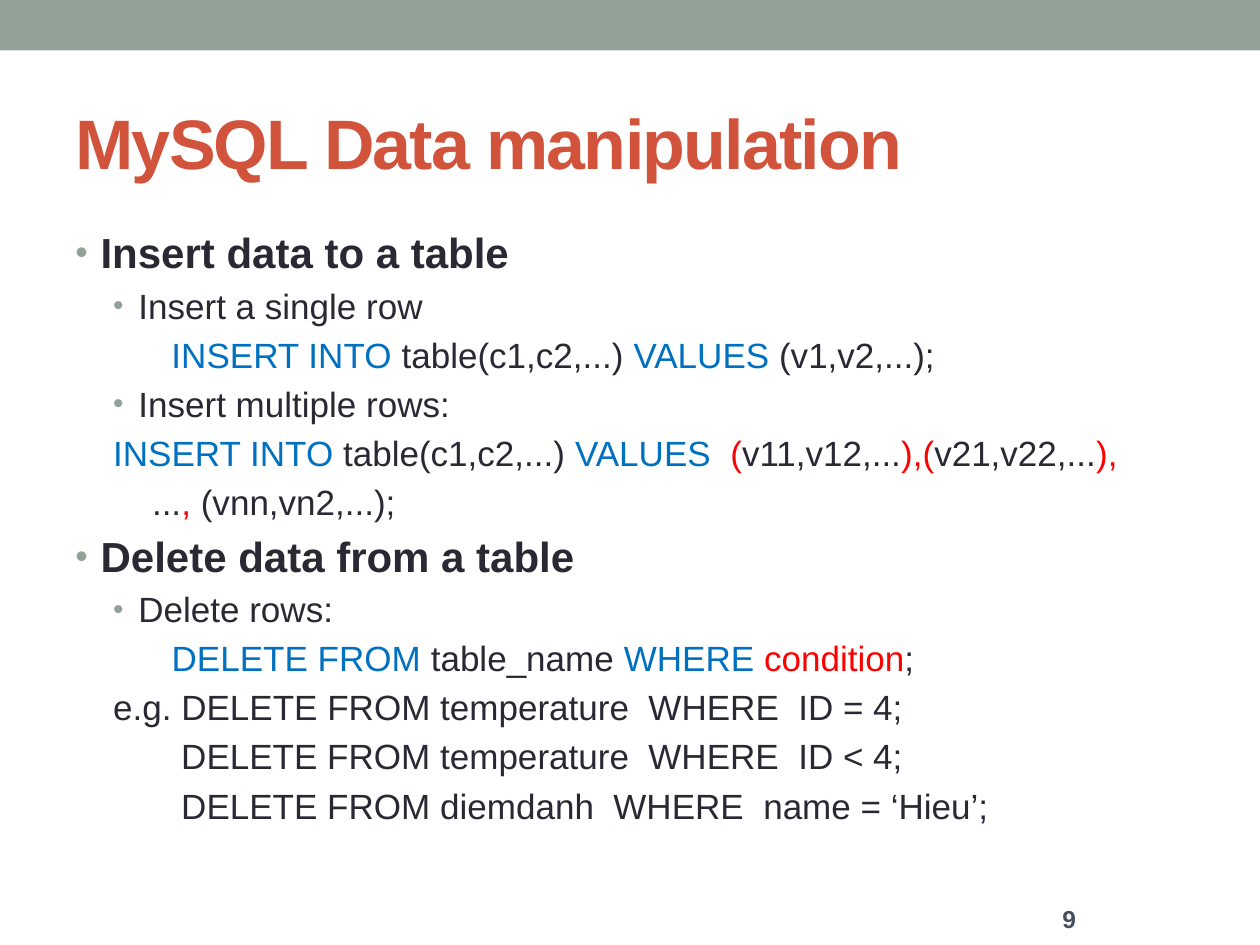
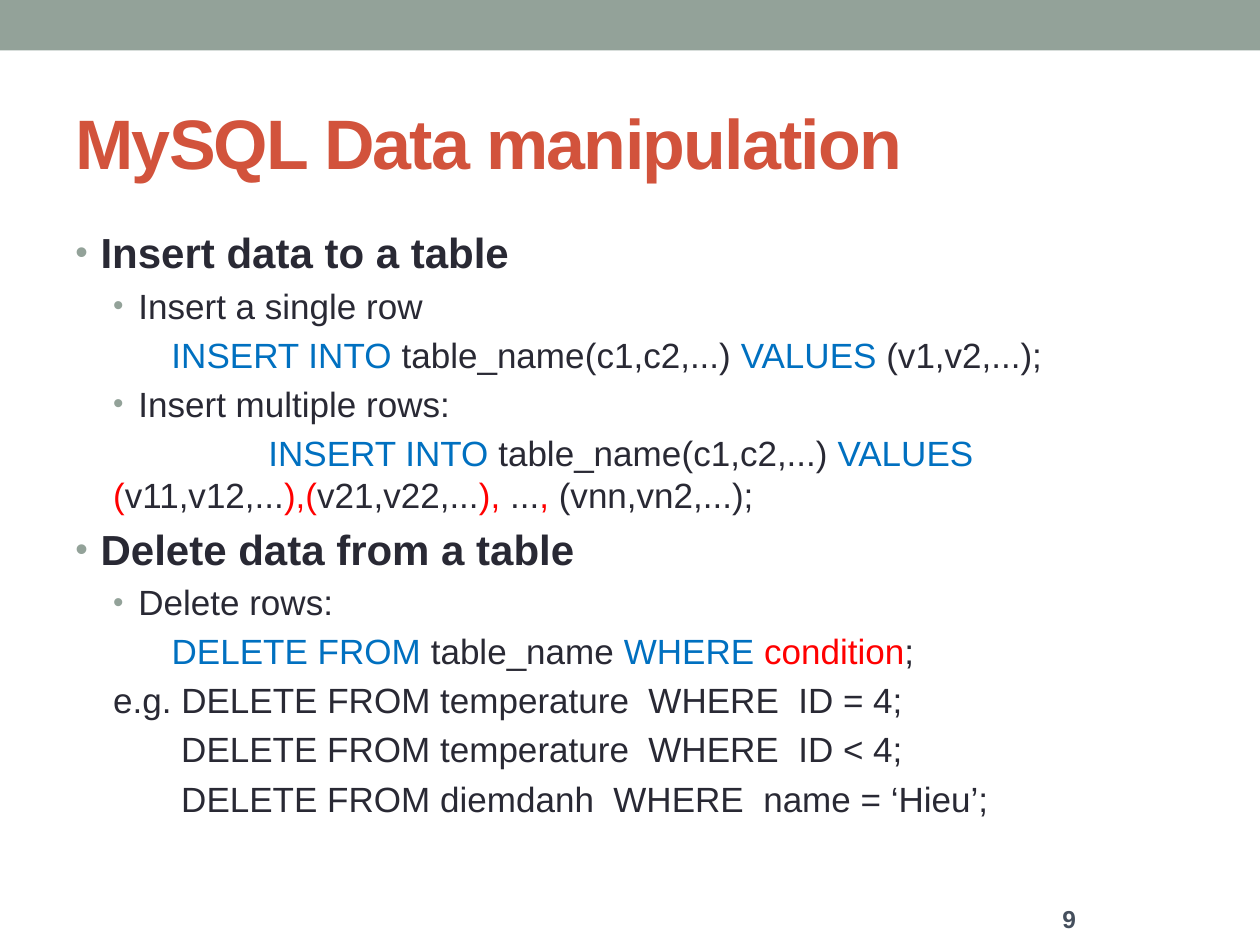
Before and after one commit to honggquan24/IOT, a slide deck: slide 9 of Slide/6. Database.pptx. Drawn at 1260x945 pixels with LibreOffice and Linux fonts; fonts in the diff are those of the drawing. Boxes give left, top, right and bottom in pixels: in the first picture for what was removed or moved away, otherwise in the second. Text is boxed around its words. In the diff, an @@ line names an element or a change of style, - is before the commit and + after.

```diff
--- a/Slide/6. Database.pptx
+++ b/Slide/6. Database.pptx
@@ text at [171,342,1042,374]: text changed @@
-INSERT INTO table(c1,c2,...) VALUES (v1,v2,...);
+INSERT INTO table_name(c1,c2,...) VALUES (v1,v2,...);
@@ text at [113,440,974,514]: text changed @@
-INSERT INTO table(c1,c2,...) VALUES (v11,v12,...),(v21,v22,...),
-..., (vnn,vn2,...);
+INSERT INTO table_name(c1,c2,...) VALUES (v11,v12,...),(v21,v22,...), ..., (vnn,vn2,...);
@@ text at [113,638,988,817]: indent changed @@
```
Also in this commit, not shown: 14 other slides changed, 3 other files.
